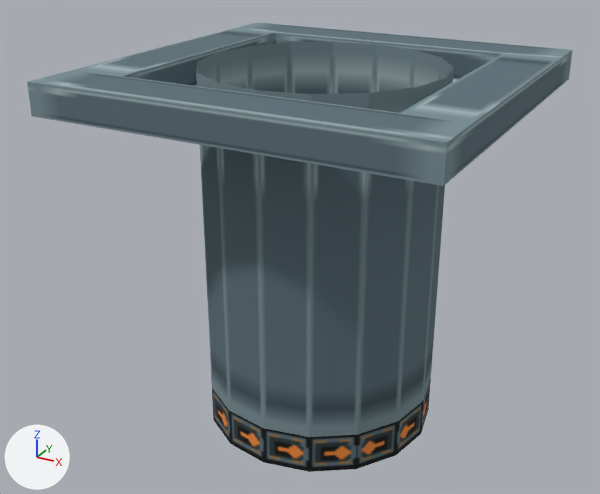
What one commit did to the OBJ model src/main/resources/assets/create_nuclear_industry/models/block/turbine/mesh/inlet_down.obj.
Rendered twice from a 50 mm camera at (1.452, -2.353, 1.416) aimed at (0.448, -0.527, 0.503). Lighting does not change. The marker at lower left points along +X, +Y and +Z. The first picture is the older version. Where no turn or scale is listed for an object, it has been applied to the vertices. Vertices at exactly the same position are counted once.

Before the edit, the objects in view are built like this:
```python
me_inlet_down = bpy.data.meshes.new('inlet_down')
me_inlet_down.from_pydata(...)  # 72 vertices, 62 faces; spans x 0.0..1.0, y -1.0..0.0, z 0.0..1.0
# faces by material slot: [24, 30, 8]
me_inlet_down.materials.append(mat_casing)  # picture img_turbine_casing_panel
me_inlet_down.materials.append(mat_inlet)  # picture img_turbine_inlet
me_inlet_down.materials.append(mat_endcap)  # picture img_turbine_casing_panel
# before: 68 (0.15, -0.15, 0.92), 69 (0.15, -0.85, 0.92), 70 (0.85, -0.15, 0.92), 71 (0.85, -0.85, 0.92)
ob_inlet_down = bpy.data.objects.new('inlet_down', me_inlet_down)
ob_inlet_down.location = (0.0, 0.0, 0.0)
```
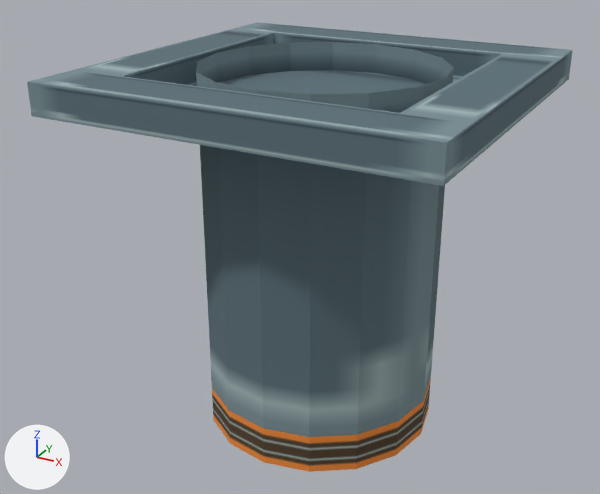
The edits, one by one:
Picture 'turbine_inlet_side' (img_turbine_inlet_side) is new.
Material 'inlet_side' (mat_inlet_side) is new.
Its texture is img_turbine_inlet_side.
Its roughness is 1.0.
Material 'inside' (mat_inside) is new.
Its texture is img_turbine_casing_panel.
Its roughness is 1.0.
me_inlet_down is used by ob_inlet_down; location (0.0, 0.0, 0.0).
Verts and faces of me_inlet_down; kept vertices keep their numbers, new ones are numbered from 72.
me_inlet_down had 72 vertices, 62 faces and spanned x 0.0..1.0, y -1.0..0.0, z 0.0..1.0.
me_inlet_down now has 72 vertices, 63 faces and spans x 0.0..1.0, y -1.0..0.0, z 0.0..1.0.
Part 1, on me_inlet_down:
New faces: (68, 69, 71, 70) (mat_inside (picture img_turbine_casing_panel)).
me_inlet_down part 2: 32 kept faces spanning x 0.18..0.82, y -0.82..-0.18, z 0.0..1.0 get new texture (UV) coordinates.
me_inlet_down part 3: 16 faces spanning x 0.18..0.82, y -0.82..-0.18, z 0.0..0.11 switch from mat_inlet (picture img_turbine_inlet) to mat_inlet_side (picture img_turbine_inlet_side).
Other edits to the shape of me_inlet_down do not show in these pictures.
me_inlet_down gains material mat_inside (picture img_turbine_casing_panel).

Changed parts and their boxes (x1, y1, x2, y2) in the pictures (600 x 494 px):
part 1 of me_inlet_down, added (cyan): after (219, 70, 458, 94)
part 2 of me_inlet_down, surface changed: (197, 42, 453, 472) in both
part 3 of me_inlet_down, recoloured: (212, 378, 431, 472) in both
